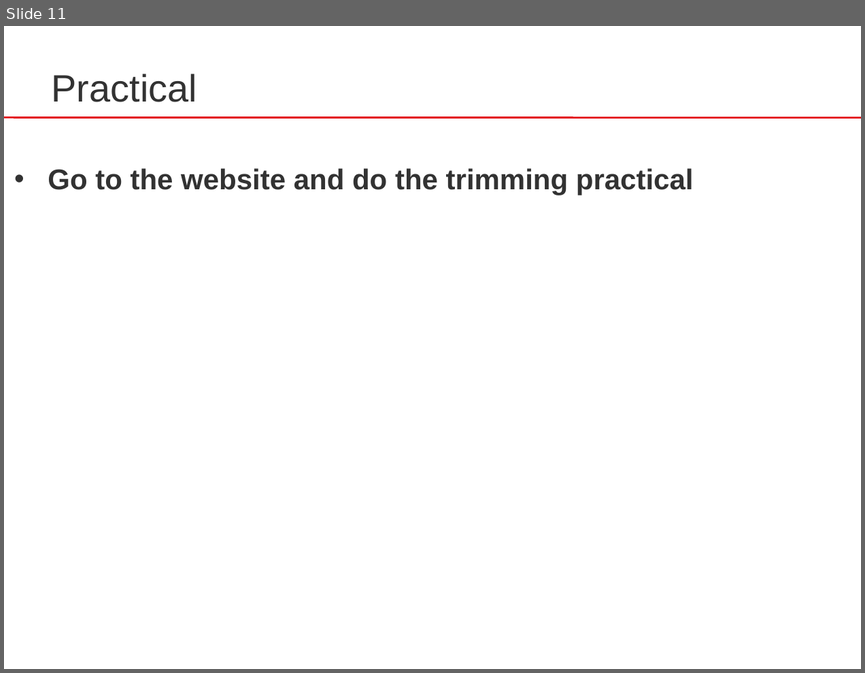
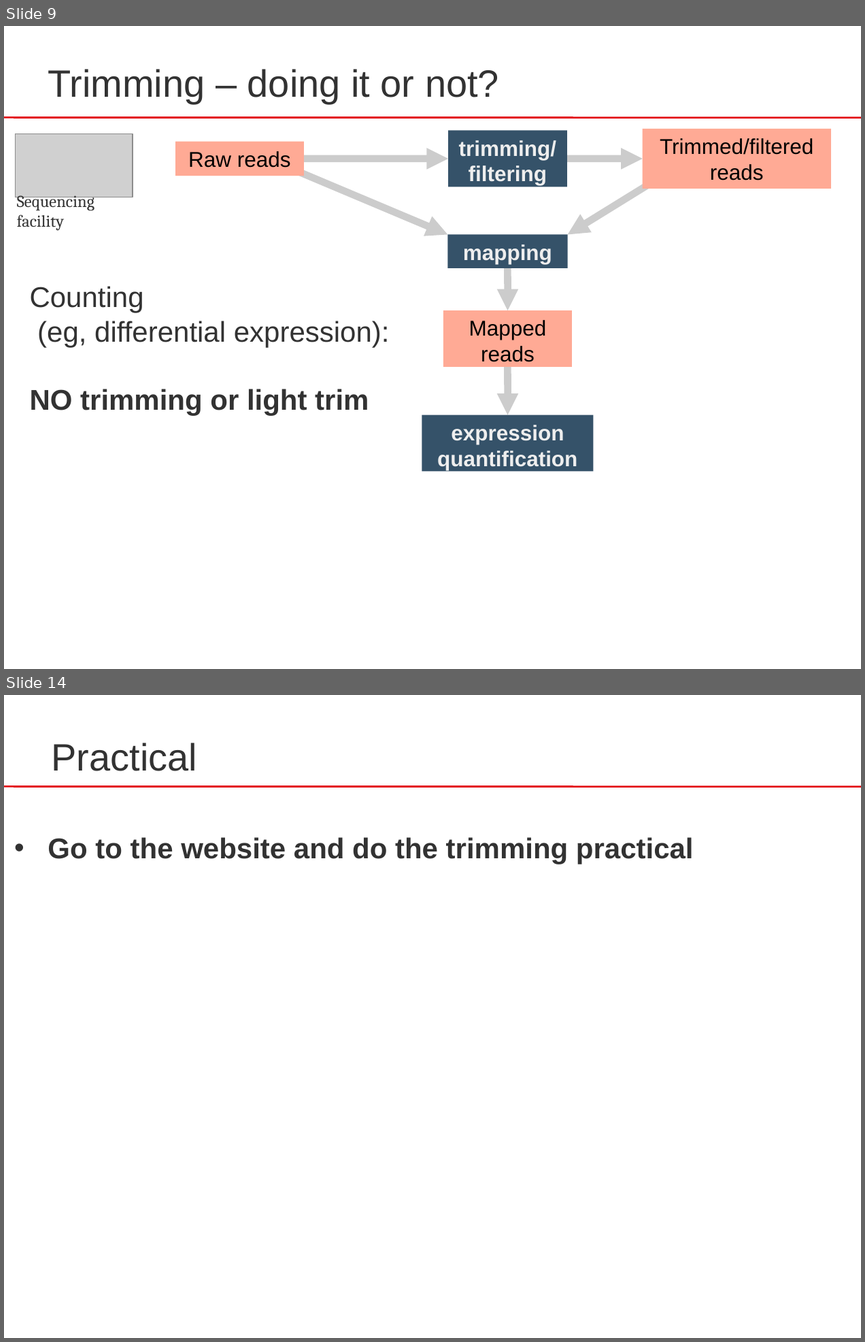
Before and after one commit to sib-swiss/RNAseq-introduction-training, a slide deck: docs/assets/pptx/RNA-Seq_03_trimming.pptx. Shown one above the other, each under a label of ours: slide 11 before the commit, slides 9 and 14 after it; the slides between them are not shown. The pictures are 865x673 and 865x1342 pixels, drawn with LibreOffice and Linux fonts; fonts in the diff are those of the drawing; grey boxes stand for pictures. Boxes give left, top, right and bottom in pixels: in the first picture for what was removed or moved away, otherwise in the second. Text is boxed around its words. In the diff, an @@ line names an element or a change of style, - is before the commit and + after.

Commit message:
updated trim slides + practical

```diff
--- a/docs/assets/pptx/RNA-Seq_03_trimming.pptx
+++ b/docs/assets/pptx/RNA-Seq_03_trimming.pptx
@@ slide 9 added at [4, 26, 861, 669], background #FFFFFF; not listed: 1 template element that a slide beside it also shows @@
@@ text added at [48, 69, 499, 104], 32 pt, text #323232 @@
+Trimming – doing it or not?
@@ picture added at [15, 134, 133, 197] @@
@@ rectangle added at [175, 142, 304, 176], fill #FFAA95, 18 pt, text #000000 @@
+Raw reads
@@ rectangle added at [448, 131, 567, 187], fill #355269, 18 pt, text #EEEEEE, bold @@
+trimming/filtering
@@ rectangle added at [643, 129, 831, 189], fill #FFAA95, 18 pt, text #000000 @@
+Trimmed/filtered
+reads
@@ arrow added from (278, 163) to (448, 234), #CCCCCC 6.01 pt @@
@@ arrow added from (295, 159) to (448, 159), #CCCCCC 6.01 pt @@
@@ arrow added from (519, 159) to (643, 159), #CCCCCC 6.01 pt @@
@@ arrow added from (655, 180) to (568, 234), #CCCCCC 6.01 pt @@
@@ text added at [17, 195, 94, 231], 14 pt, text #323232 @@
+Sequencing
+facility
@@ rectangle added at [448, 234, 568, 267], fill #355269, 18 pt, text #EEEEEE, bold @@
+mapping
@@ arrow added from (508, 269) to (508, 310), #CCCCCC 6.01 pt @@
@@ text added at [30, 286, 390, 416], 24 pt, text #323232 @@
+Counting
+(eg, differential expression):
+NO trimming or light trim
@@ rectangle added at [443, 310, 572, 367], fill #FFAA95, 18 pt, text #000000 @@
+Mapped reads
@@ arrow added from (508, 361) to (508, 415), #CCCCCC 6.01 pt @@
@@ rectangle added at [422, 415, 594, 471], fill #355269, 18 pt, text #EEEEEE, bold @@
+expression
+quantification
@@ what was slide 11 is now slide 14 @@
```
Also in this commit, not shown: 3 slides changed, 6 other slides added, 4 slides removed, 6 other files.
